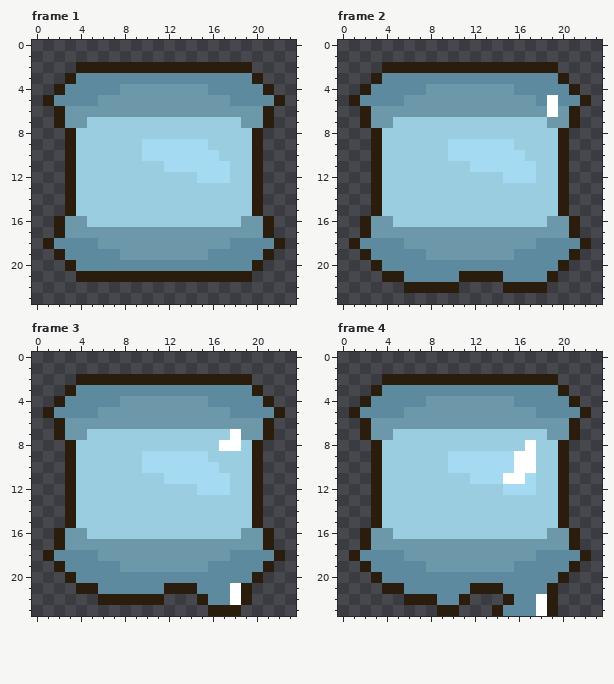
A pixel-art file gets an edit: arte/UI/jscoutinho_ui_mana_idle.ase. The picture above is the old version.
24x24 pixels, 11 frames. Shown: frame 1, frame 2, frame 3, frame 4. The commit also changed other frames, which this record leaves out.
The same view after the edit:
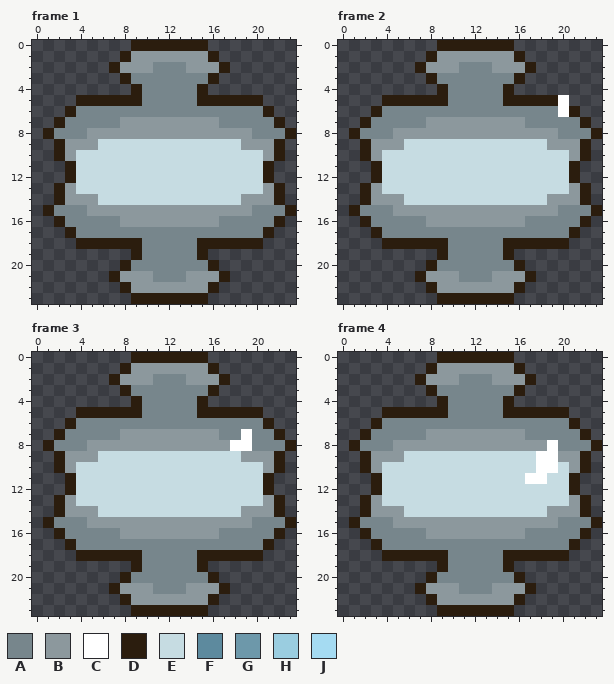
Palette (. is transparent): A #77868c  B #8c989d  C #ffffff  D #2b1d0e  E #c6dce2  F #5d8a9e  G #6d98aa  H #9acde0  J #a5dbf2
Change:
layer "Camada Azul" opacity 35% -> 17%
--- frame 1
@@ x 0..23 @@
- 0 ........................
- 1 ........................
- 2 ....DDDDDDDDDDDDDDDD....
- 3 ...DFFFFFFFFFFFFFFFFD...
- 4 ..DFFFFFGGGGGGGGFFFFFD..
- 5 .DFFFFGGGGGGGGGGGGFFFFD.
- 6 ..DGGGGGGGGGGGGGGGGGGD..
- 7 ..DGGHHHHHHHHHHHHHHGGD..
- 8 ...DHHHHHHHHHHHHHHHHD...
- 9 ...DHHHHHHJJJJJJHHHHD...
-10 ...DHHHHHHJJJJJJJHHHD...
-11 ...DHHHHHHHHJJJJJJHHD...
-12 ...DHHHHHHHHHHHJJJHHD...
-13 ...DHHHHHHHHHHHHHHHHD...
-14 ...DHHHHHHHHHHHHHHHHD...
-15 ...DHHHHHHHHHHHHHHHHD...
-16 ..DGGHHHHHHHHHHHHHHGGD..
-17 ..DGGGGGGGGGGGGGGGGGGD..
-18 .DFFFFGGGGGGGGGGGGFFFFD.
-19 ..DFFFFFGGGGGGGGFFFFFD..
-20 ...DFFFFFFFFFFFFFFFFD...
-21 ....DDDDDDDDDDDDDDDD....
-22 ........................
-23 ........................
+ 0 .........DDDDDDD........
+ 1 ........DBBBBBBBD.......
+ 2 .......DBBBAAABBBD......
+ 3 ........DAAAAAAAD.......
+ 4 .........DAAAAAD........
+ 5 ....DDDDDDAAAAADDDDDD...
+ 6 ...DAAAAAAAAAAAAAAAAAD..
+ 7 ..DAAAAABBBBBBBBBAAAAAD.
+ 8 .DAAABBBBBBBBBBBBBBBAAAD
+ 9 ..DBBBEEEEEEEEEEEEEBBBD.
+10 ..DBEEEEEEEEEEEEEEEEEBD.
+11 ...DEEEEEEEEEEEEEEEEED..
+12 ...DEEEEEEEEEEEEEEEEED..
+13 ..DBEEEEEEEEEEEEEEEEEBD.
+14 ..DBBBEEEEEEEEEEEEEBBBD.
+15 .DAAABBBBBBBBBBBBBBBAAAD
+16 ..DAAAAABBBBBBBBBAAAAAD.
+17 ...DAAAAAAAAAAAAAAAAAD..
+18 ....DDDDDDAAAAADDDDDD...
+19 .........DAAAAAD........
+20 ........DAAAAAAAD.......
+21 .......DBBBAAABBBD......
+22 ........DBBBBBBBD.......
+23 .........DDDDDDD........
--- frame 2
@@ x 0..23 @@
- 0 ........................
- 1 ........................
- 2 ....DDDDDDDDDDDDDDDD....
- 3 ...DFFFFFFFFFFFFFFFFD...
- 4 ..DFFFFFGGGGGGGGFFFFFD..
- 5 .DFFFFGGGGGGGGGGGGFCFFD.
- 6 ..DGGGGGGGGGGGGGGGGCGD..
- 7 ..DGGHHHHHHHHHHHHHHGGD..
- 8 ...DHHHHHHHHHHHHHHHHD...
- 9 ...DHHHHHHJJJJJJHHHHD...
-10 ...DHHHHHHJJJJJJJHHHD...
-11 ...DHHHHHHHHJJJJJJHHD...
-12 ...DHHHHHHHHHHHJJJHHD...
-13 ...DHHHHHHHHHHHHHHHHD...
-14 ...DHHHHHHHHHHHHHHHHD...
-15 ...DHHHHHHHHHHHHHHHHD...
-16 ..DGGHHHHHHHHHHHHHHGGD..
-17 ..DGGGGGGGGGGGGGGGGGGD..
-18 .DFFFFGGGGGGGGGGGGFFFFD.
-19 ..DFFFFFGGGGGGGGFFFFFD..
-20 ...DFFFFFFFFFFFFFFFFD...
-21 ....DDFFFFFDDDDFFFFD....
-22 ......DDDDD....DDDD.....
-23 ........................
+ 0 .........DDDDDDD........
+ 1 ........DBBBBBBBD.......
+ 2 .......DBBBAAABBBD......
+ 3 ........DAAAAAAAD.......
+ 4 .........DAAAAAD........
+ 5 ....DDDDDDAAAAADDDDDC...
+ 6 ...DAAAAAAAAAAAAAAAACD..
+ 7 ..DAAAAABBBBBBBBBAAAAAD.
+ 8 .DAAABBBBBBBBBBBBBBBAAAD
+ 9 ..DBBBEEEEEEEEEEEEEBBBD.
+10 ..DBEEEEEEEEEEEEEEEEEBD.
+11 ...DEEEEEEEEEEEEEEEEED..
+12 ...DEEEEEEEEEEEEEEEEED..
+13 ..DBEEEEEEEEEEEEEEEEEBD.
+14 ..DBBBEEEEEEEEEEEEEBBBD.
+15 .DAAABBBBBBBBBBBBBBBAAAD
+16 ..DAAAAABBBBBBBBBAAAAAD.
+17 ...DAAAAAAAAAAAAAAAAAD..
+18 ....DDDDDDAAAAADDDDDD...
+19 .........DAAAAAD........
+20 ........DAAAAAAAD.......
+21 .......DBBBAAABBBD......
+22 ........DBBBBBBBD.......
+23 .........DDDDDDD........
--- frame 3
@@ x 0..23 @@
- 0 ........................
- 1 ........................
- 2 ....DDDDDDDDDDDDDDDD....
- 3 ...DFFFFFFFFFFFFFFFFD...
- 4 ..DFFFFFGGGGGGGGFFFFFD..
- 5 .DFFFFGGGGGGGGGGGGFFFFD.
- 6 ..DGGGGGGGGGGGGGGGGGGD..
- 7 ..DGGHHHHHHHHHHHHHCGGD..
- 8 ...DHHHHHHHHHHHHHCCHD...
- 9 ...DHHHHHHJJJJJJHHHHD...
-10 ...DHHHHHHJJJJJJJHHHD...
-11 ...DHHHHHHHHJJJJJJHHD...
-12 ...DHHHHHHHHHHHJJJHHD...
-13 ...DHHHHHHHHHHHHHHHHD...
-14 ...DHHHHHHHHHHHHHHHHD...
-15 ...DHHHHHHHHHHHHHHHHD...
-16 ..DGGHHHHHHHHHHHHHHGGD..
-17 ..DGGGGGGGGGGGGGGGGGGD..
-18 .DFFFFGGGGGGGGGGGGFFFFD.
-19 ..DFFFFFGGGGGGGGFFFFFD..
-20 ...DFFFFFFFFFFFFFFFFD...
-21 ....DDFFFFFFDDDFFFCD....
-22 ......DDDDDD...DFFCD....
-23 ................DDD.....
+ 0 .........DDDDDDD........
+ 1 ........DBBBBBBBD.......
+ 2 .......DBBBAAABBBD......
+ 3 ........DAAAAAAAD.......
+ 4 .........DAAAAAD........
+ 5 ....DDDDDDAAAAADDDDDD...
+ 6 ...DAAAAAAAAAAAAAAAAAD..
+ 7 ..DAAAAABBBBBBBBBAACAAD.
+ 8 .DAAABBBBBBBBBBBBBCCAAAD
+ 9 ..DBBBEEEEEEEEEEEEEBBBD.
+10 ..DBEEEEEEEEEEEEEEEEEBD.
+11 ...DEEEEEEEEEEEEEEEEED..
+12 ...DEEEEEEEEEEEEEEEEED..
+13 ..DBEEEEEEEEEEEEEEEEEBD.
+14 ..DBBBEEEEEEEEEEEEEBBBD.
+15 .DAAABBBBBBBBBBBBBBBAAAD
+16 ..DAAAAABBBBBBBBBAAAAAD.
+17 ...DAAAAAAAAAAAAAAAAAD..
+18 ....DDDDDDAAAAADDDDDD...
+19 .........DAAAAAD........
+20 ........DAAAAAAAD.......
+21 .......DBBBAAABBBD......
+22 ........DBBBBBBBD.......
+23 .........DDDDDDD........
--- frame 4
@@ x 0..23 @@
- 0 ........................
- 1 ........................
- 2 ....DDDDDDDDDDDDDDDD....
- 3 ...DFFFFFFFFFFFFFFFFD...
- 4 ..DFFFFFGGGGGGGGFFFFFD..
- 5 .DFFFFGGGGGGGGGGGGFFFFD.
- 6 ..DGGGGGGGGGGGGGGGGGGD..
- 7 ..DGGHHHHHHHHHHHHHHGGD..
- 8 ...DHHHHHHHHHHHHHCHHD...
- 9 ...DHHHHHHJJJJJJCCHHD...
-10 ...DHHHHHHJJJJJJCCHHD...
-11 ...DHHHHHHHHJJJCCJHHD...
-12 ...DHHHHHHHHHHHJJJHHD...
-13 ...DHHHHHHHHHHHHHHHHD...
-14 ...DHHHHHHHHHHHHHHHHD...
-15 ...DHHHHHHHHHHHHHHHHD...
-16 ..DGGHHHHHHHHHHHHHHGGD..
-17 ..DGGGGGGGGGGGGGGGGGGD..
-18 .DFFFFGGGGGGGGGGGGFFFFD.
-19 ..DFFFFFGGGGGGGGFFFFFD..
-20 ...DFFFFFFFFFFFFFFFFD...
-21 ....DDFFFFFFDDDFFFFD....
-22 ......DDDFFD...DFFCD....
-23 .........DD...DFFFCD....
+ 0 .........DDDDDDD........
+ 1 ........DBBBBBBBD.......
+ 2 .......DBBBAAABBBD......
+ 3 ........DAAAAAAAD.......
+ 4 .........DAAAAAD........
+ 5 ....DDDDDDAAAAADDDDDD...
+ 6 ...DAAAAAAAAAAAAAAAAAD..
+ 7 ..DAAAAABBBBBBBBBAAAAAD.
+ 8 .DAAABBBBBBBBBBBBBBCAAAD
+ 9 ..DBBBEEEEEEEEEEEECCBBD.
+10 ..DBEEEEEEEEEEEEEECCEBD.
+11 ...DEEEEEEEEEEEEECCEED..
+12 ...DEEEEEEEEEEEEEEEEED..
+13 ..DBEEEEEEEEEEEEEEEEEBD.
+14 ..DBBBEEEEEEEEEEEEEBBBD.
+15 .DAAABBBBBBBBBBBBBBBAAAD
+16 ..DAAAAABBBBBBBBBAAAAAD.
+17 ...DAAAAAAAAAAAAAAAAAD..
+18 ....DDDDDDAAAAADDDDDD...
+19 .........DAAAAAD........
+20 ........DAAAAAAAD.......
+21 .......DBBBAAABBBD......
+22 ........DBBBBBBBD.......
+23 .........DDDDDDD........
Pixel boxes of the changes (left, top, right, bottom) in both pictures:
changed: (43, 40, 296, 304)
changed: (349, 40, 602, 304)
changed: (43, 352, 296, 616)
changed: (349, 352, 602, 616)
